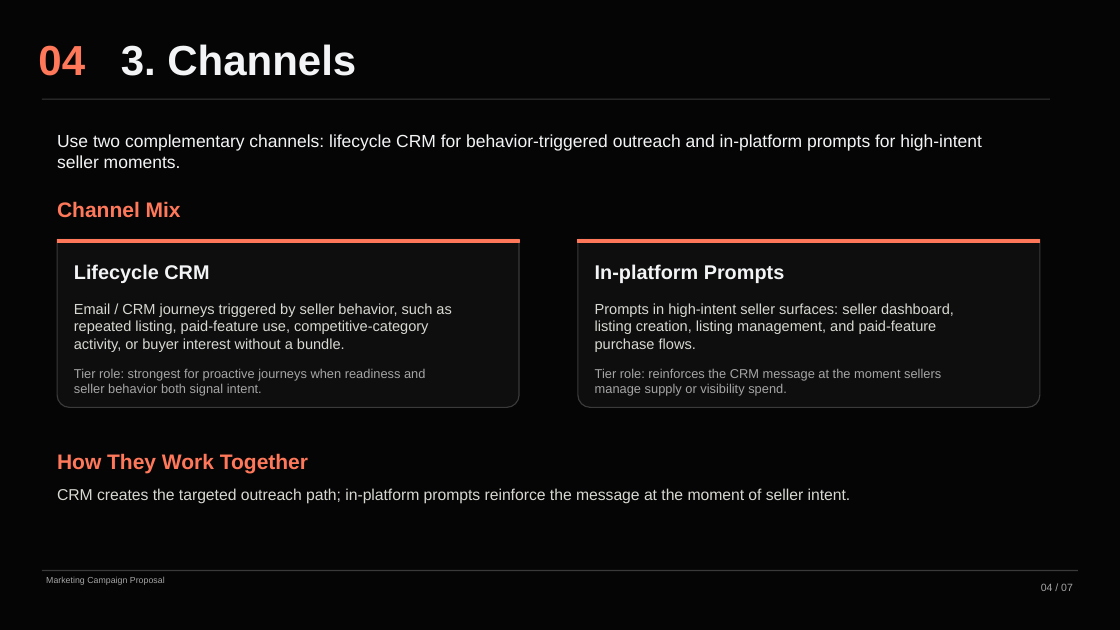
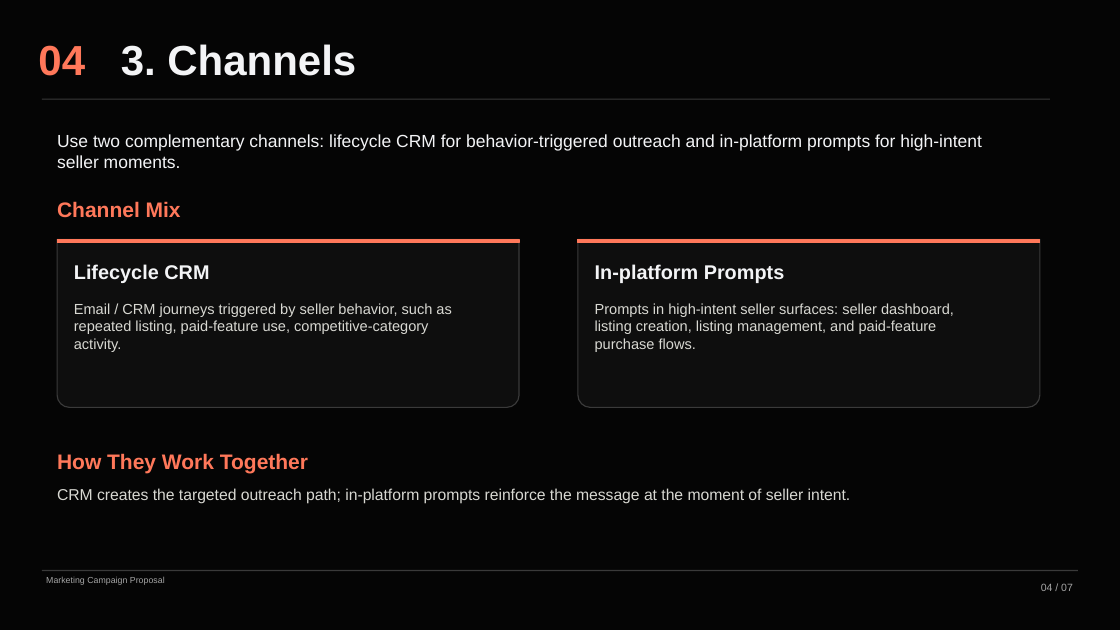
Before and after one commit to omer-t/marktplaats-assignment, a slide deck: slide 4 of deliverables/smb_bundles/smb_bundles_4_scale.pptx. Drawn at 1120x630 pixels with LibreOffice and Linux fonts; fonts in the diff are those of the drawing. Boxes give left, top, right and bottom in pixels: in the first picture for what was removed or moved away, otherwise in the second. Text is boxed around its words. In the diff, an @@ line names an element or a change of style, - is before the commit and + after.

Commit message:
Finalize SMB bundles deliverables

```diff
--- a/deliverables/smb_bundles/smb_bundles_4_scale.pptx
+++ b/deliverables/smb_bundles/smb_bundles_4_scale.pptx
@@ text at (74, 303, 451, 352): text changed @@
-Email / CRM journeys triggered by seller behavior, such as repeated listing, paid-feature use, competitive-category activity, or buyer interest without a bundle.
+Email / CRM journeys triggered by seller behavior, such as repeated listing, paid-feature use, competitive-category activity.
@@ text removed at (74, 369, 425, 396) @@
-Tier role: strongest for proactive journeys when readiness and seller behavior both signal intent.
@@ text removed at (595, 368, 941, 396) @@
-Tier role: reinforces the CRM message at the moment sellers manage supply or visibility spend.
```
Also in this commit, not shown: 5 other slides changed, 10 other files.
